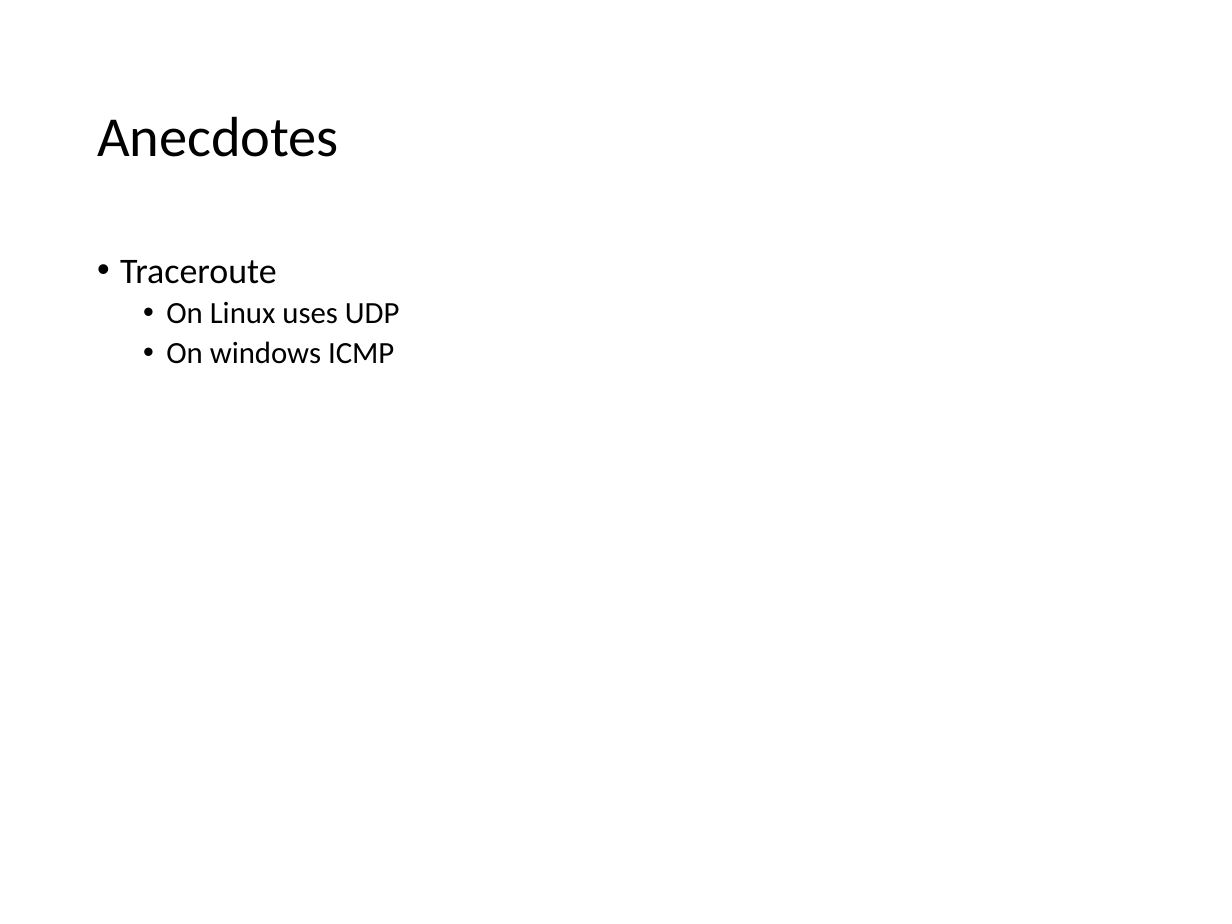
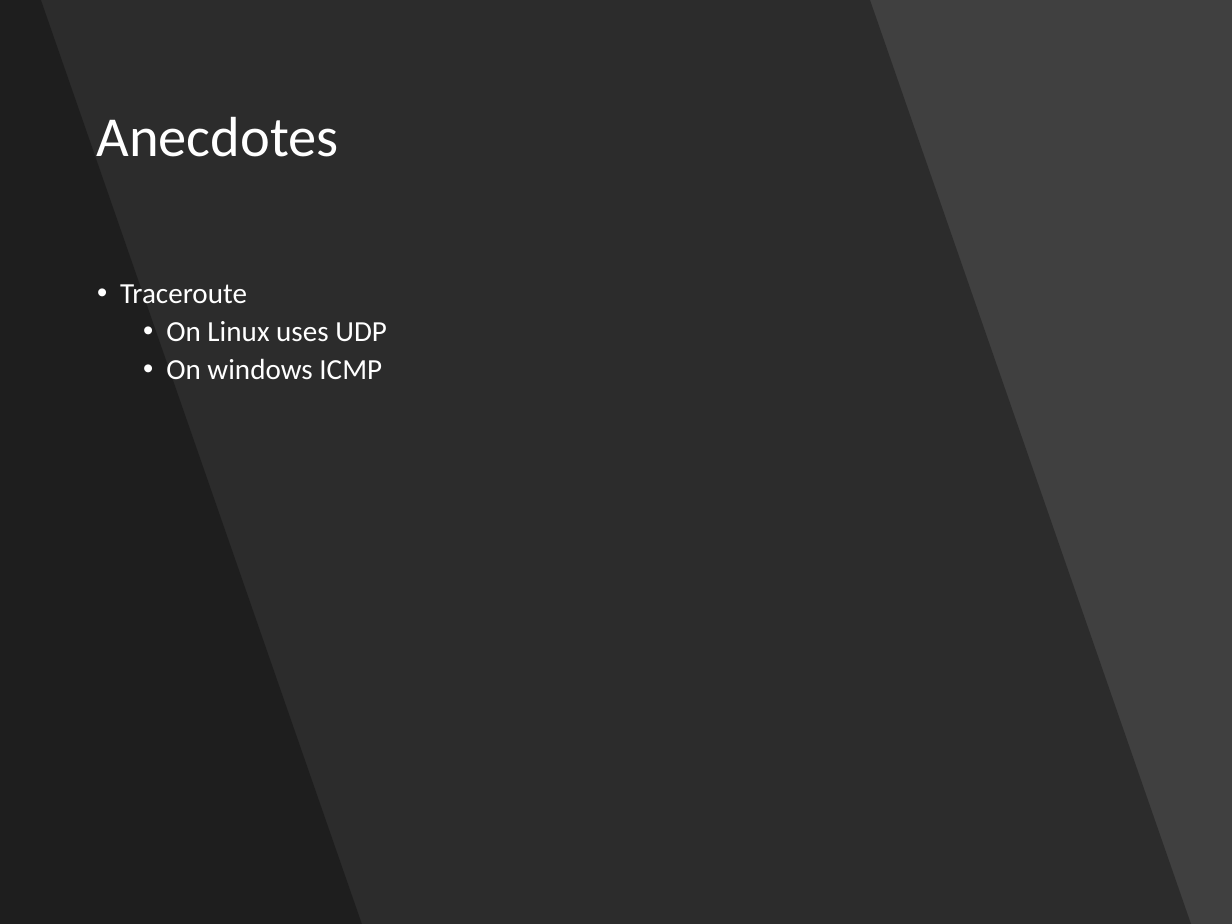
Before and after one commit to shirasael/20588, a slide deck: slide 40 of raw socket & libpcap & icmp.pptx (slide 30 before the commit). Drawn at 1232x924 pixels with LibreOffice and Linux fonts; fonts in the diff are those of the drawing. Boxes give left, top, right and bottom in pixels: in the first picture for what was removed or moved away, otherwise in the second. Text is boxed around its words. In the diff, an @@ line names an element or a change of style, - is before the commit and + after.

```diff
--- a/raw socket & libpcap & icmp.pptx
+++ b/raw socket & libpcap & icmp.pptx
@@ background #FFFFFF to #404040 @@
@@ freeform shape added at (x1=0, y1=0, x2=1191, y2=924), fill #000000 at 30% opacity @@
@@ freeform shape added at (x1=0, y1=0, x2=362, y2=924), fill #000000 at 30% opacity @@
@@ title "Anecdotes" at (x1=96, y1=116, x2=338, y2=157): text colour #000000 to #FFFFFF @@
@@ text "Traceroute" moved from (x1=120, y1=260, x2=400, y2=364) to (x1=120, y1=284, x2=387, y2=380) @@
@@ text "Traceroute" at (x1=120, y1=284, x2=387, y2=380): size 21 to 17 pt in "Traceroute"; text colour #000000 to #FFFFFF; size 18 to 17 pt in "On Linux uses UDP", "On windows ICMP" @@
```
Also in this commit, not shown: 8 other slides changed, 12 slides added, 2 slides removed.
